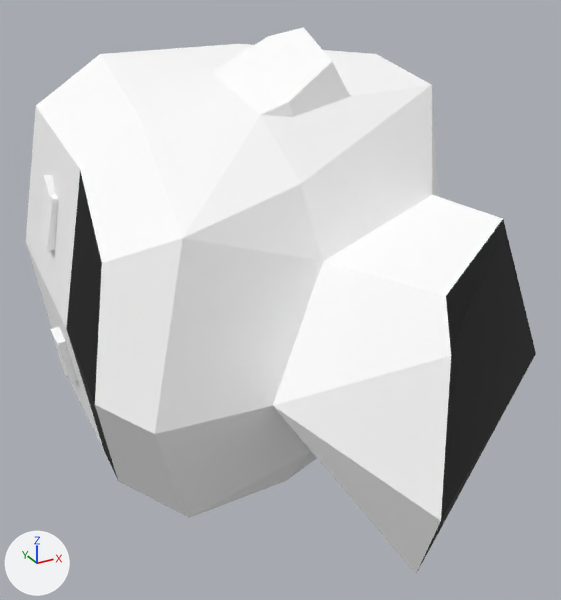
Two versions of the glTF model client/public/models/parts/modular-fantasy-hero__SK_Chr_Head_Female_17.glb, one commit apart.
Before and after are seen from a camera (50 mm lens) standing at (-20.0, 127.6, 163.3) and looking at (-0.6, 162.9, 145.6). Arrows for +X, +Y and +Z are at lower left; the lights stay in place. The older version comes first. Where no turn or scale is listed for an object, it has been applied to the vertices. Vertices at exactly the same position are counted once.

The first picture shows 'SK_Chr_Head_Female_09'.
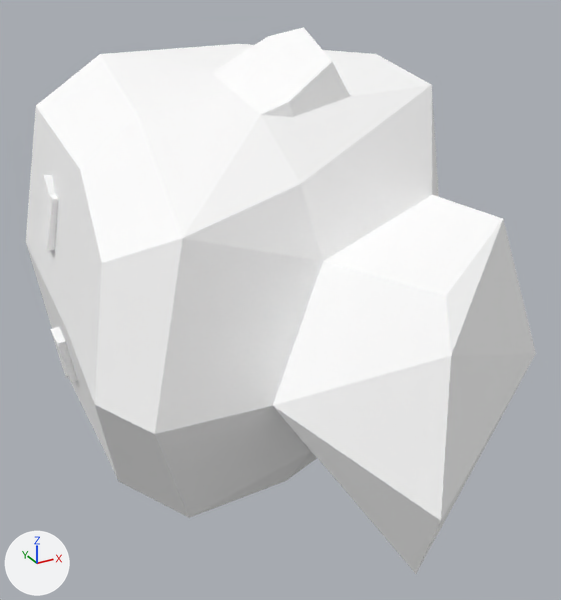
What changed in the scene script:
```text
Change mat_character:
    where n0 = _N.new('ShaderNodeBsdfPrincipled'); n0.name = 'Principled BSDF'
    add n0.inputs[0].default_value = (1.0, 1.0, 1.0, 1.0)  # 'Base Color', white #ffffff
    remove n2 = _N.new('ShaderNodeVertexColor'); n2.name = 'Color Attribute'
    remove _L.new(n2.outputs[0], n0.inputs[0])  # 'Color' to 'Base Color'
Change me_mesh_0:
    where me_mesh_0.from_pydata(...)  # 102 vertices, 186 faces; spans x -13.0..12.3, y 141.5..178.3, z -0.6..25.9
    used by ob_sk_chr_head_female_09; location = (0.0, 3.27, 133.74)
    me_mesh_0 part 1: vertex colours changed
```

Location of each change, [x1, y1, x2, y2] in pixels of the pictures (561 x 600 px):
'SK_Chr_Head_Female_09', recoloured: [63, 167, 536, 573] in both
